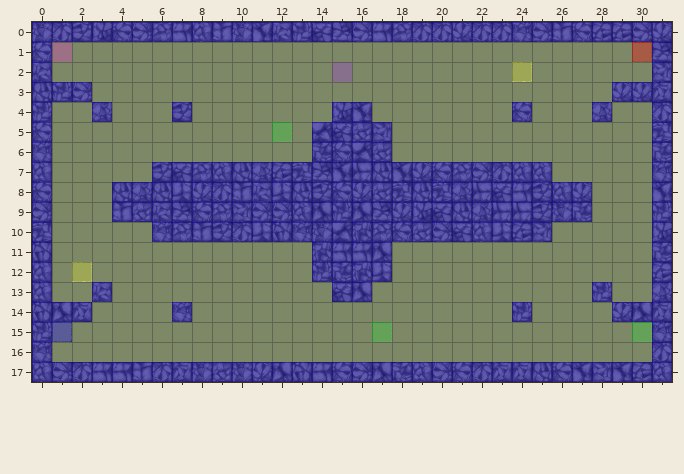
Two versions of a level (Tiled map, Spellington/src/res/map/mapDungeon36.tmx). Above, as it was before the edit.
Cells are 50x50 px. Shown: x 0..31, y 0..17.
After the commit:
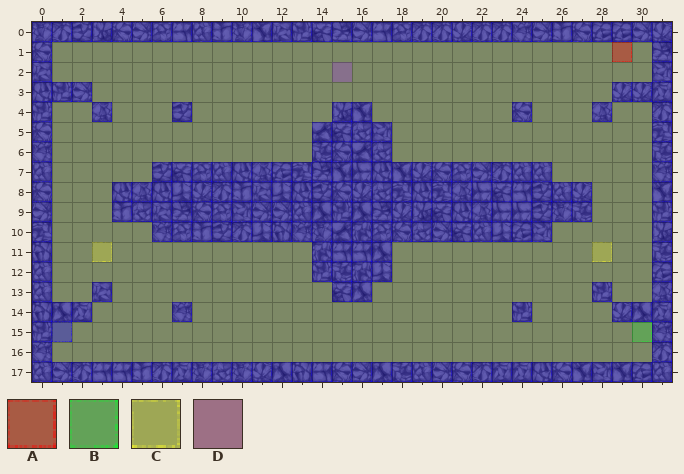
Key: from "collisionTile": A 0, B 1, C 4, D 9.
_ is an empty cell.
See-through tiles are keyed as they look on the map.
Change:
Layer "event":
There is now tile A in row 1 at x 29.
There is now tile C in row 11 at x 3 and 28.
Tile A is gone in row 1 at x 30.
Tile B is gone in row 5 at x 12; in row 15 at x 17.
Tile C is gone in row 2 at x 24; in row 12 at x 2.
Tile D is gone in row 1 at x 1.
Boxes around the changes in both pictures, in picture pixels (x1, y1, x2, y2):
removed: (52, 42, 72, 62)
changed: (612, 42, 652, 62)
removed: (512, 62, 532, 82)
removed: (272, 122, 292, 142)
changed: (72, 242, 112, 282)
added: (592, 242, 612, 262)
removed: (372, 322, 392, 342)
